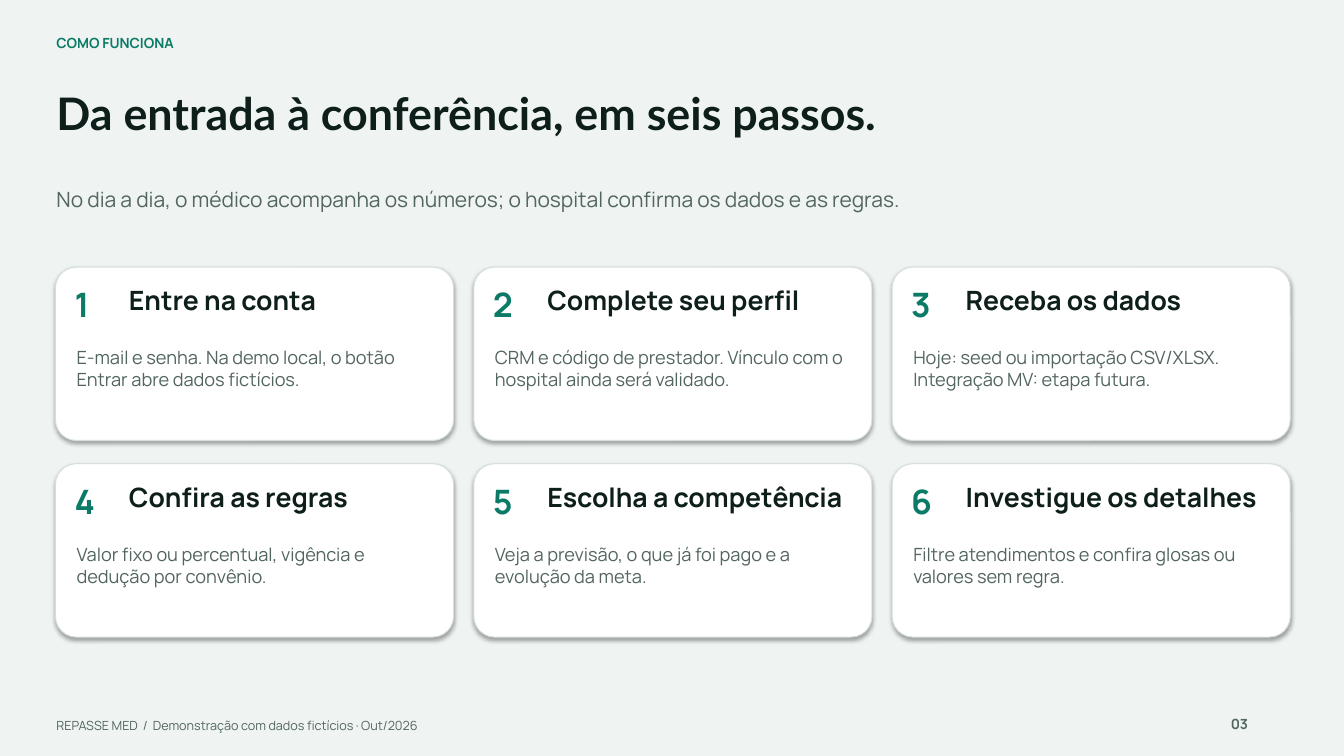
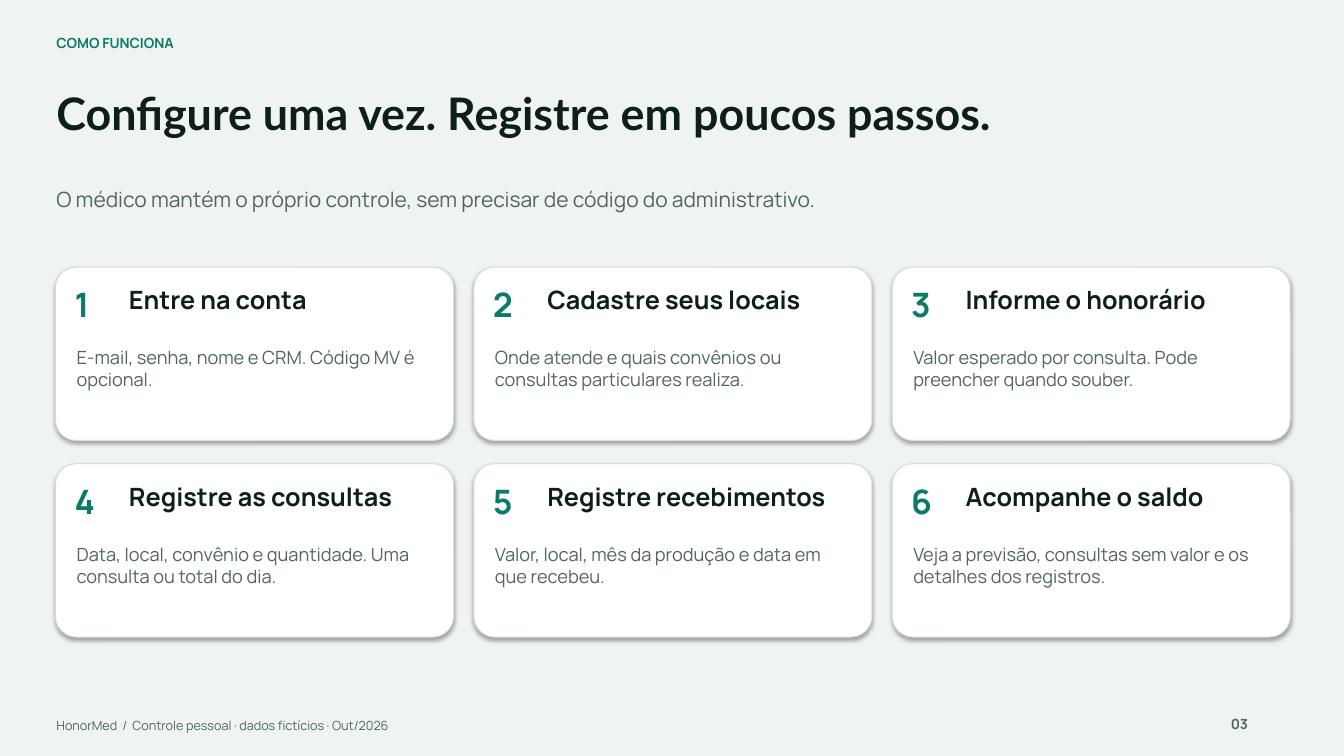
Before and after one commit to Gor0d/HonorMed, a slide deck: slide 3 of docs/apresentacao/Repasse_MED_Apresentacao_Medicos.pptx. Drawn at 1344x756 pixels with LibreOffice and Linux fonts; fonts in the diff are those of the drawing. Boxes give left, top, right and bottom in pixels: in the first picture for what was removed or moved away, otherwise in the second. Text is boxed around its words. In the diff, an @@ line names an element or a change of style, - is before the commit and + after.

```diff
--- a/docs/apresentacao/Repasse_MED_Apresentacao_Medicos.pptx
+++ b/docs/apresentacao/Repasse_MED_Apresentacao_Medicos.pptx
@@ text at <box>56,96,991,138</box>: text changed @@
-Da entrada à conferência, em seis passos.
+Configure uma vez. Registre em poucos passos.
@@ text at <box>56,190,815,213</box>: text changed @@
-No dia a dia, o médico acompanha os números; o hospital confirma os dados e as regras.
+O médico mantém o próprio controle, sem precisar de código do administrativo.
@@ text "Entre na conta" at <box>129,291,307,310</box>: size 19 to 18 pt @@
@@ text at <box>547,290,800,310</box>: text changed; size 19 to 18 pt @@
-Complete seu perfil
+Cadastre seus locais
@@ text at <box>966,288,1205,310</box>: text changed; size 19 to 18 pt @@
-Receba os dados
+Informe o honorário
@@ text at <box>77,350,415,391</box>: text changed @@
-E-mail e senha. Na demo local, o botão Entrar abre dados fictícios.
+E-mail, senha, nome e CRM. Código MV é opcional.
@@ text at <box>495,350,782,391</box>: text changed @@
-CRM e código de prestador. Vínculo com o hospital ainda será validado.
+Onde atende e quais convênios ou consultas particulares realiza.
@@ text at <box>913,350,1198,391</box>: text changed @@
-Hoje: seed ou importação CSV/XLSX. Integração MV: etapa futura.
+Valor esperado por consulta. Pode preencher quando souber.
@@ text at <box>129,487,392,512</box>: text changed; size 19 to 18 pt @@
-Confira as regras
+Registre as consultas
@@ text at <box>547,487,825,512</box>: text changed; size 19 to 18 pt @@
-Escolha a competência
+Registre recebimentos
@@ text at <box>966,487,1203,512</box>: text changed; size 19 to 18 pt @@
-Investigue os detalhes
+Acompanhe o saldo
@@ text at <box>77,547,409,584</box>: text changed @@
-Valor fixo ou percentual, vigência e dedução por convênio.
+Data, local, convênio e quantidade. Uma consulta ou total do dia.
@@ text at <box>495,547,821,588</box>: text changed @@
-Veja a previsão, o que já foi pago e a evolução da meta.
+Valor, local, mês da produção e data em que recebeu.
@@ text at <box>913,547,1248,588</box>: text changed @@
-Filtre atendimentos e confira glosas ou valores sem regra.
+Veja a previsão, consultas sem valor e os detalhes dos registros.
@@ text at <box>56,720,388,733</box>: text changed @@
-REPASSE MED / Demonstração com dados fictícios · Out/2026
+HonorMed / Controle pessoal · dados fictícios · Out/2026
```
Also in this commit, not shown: 9 other slides changed, 6 slides added, 6 slides removed, 18 other files.
